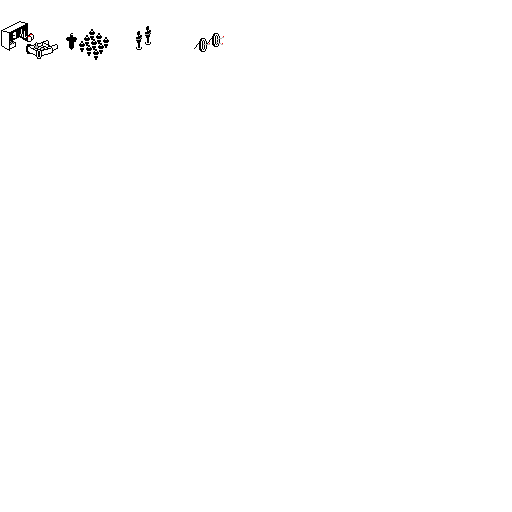
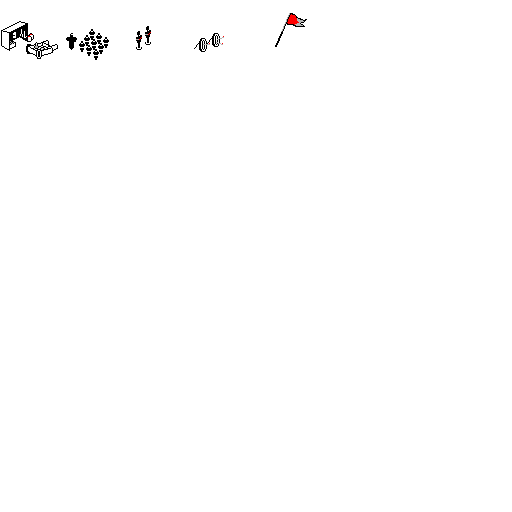
Revision of a layered 512px x 512px image; what changed, layer by layer:
painted on "Background" over [139, 13, 307, 47]
